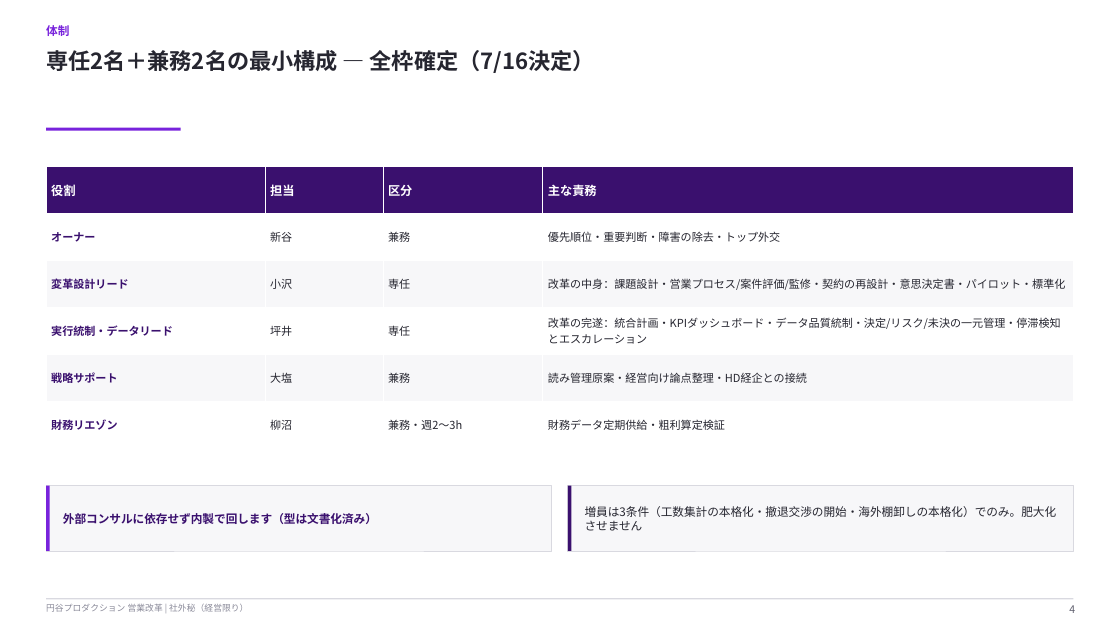
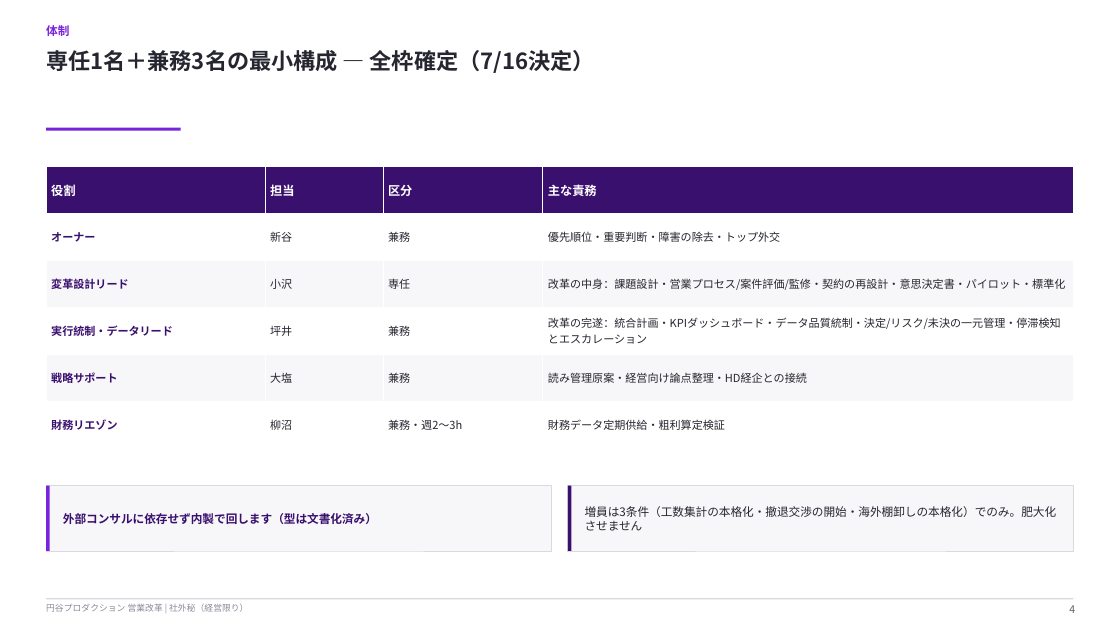
Before and after one commit to hayatoshintani-spe/kessho-lens, a slide deck: slide 4 of docs/営業改革_STO立ち上げ_山本会長共有資料.pptx. Drawn at 1120x630 pixels with LibreOffice and Linux fonts; fonts in the diff are those of the drawing. Boxes give left, top, right and bottom in pixels: in the first picture for what was removed or moved away, otherwise in the second. Text is boxed around its words. In the diff, an @@ line names an element or a change of style, - is before the commit and + after.

```diff
--- a/docs/営業改革_STO立ち上げ_山本会長共有資料.pptx
+++ b/docs/営業改革_STO立ち上げ_山本会長共有資料.pptx
@@ text at [46, 50, 595, 73]: text changed @@
-専任2名＋兼務2名の最小構成 — 全枠確定（7/16決定）
+専任1名＋兼務3名の最小構成 — 全枠確定（7/16決定）
@@ table at [46, 166, 1074, 449] @@
-row 4, column 3: 専任
+row 4, column 3: 兼務
```
Also in this commit, not shown: 2 other slides changed, 11 other files.
